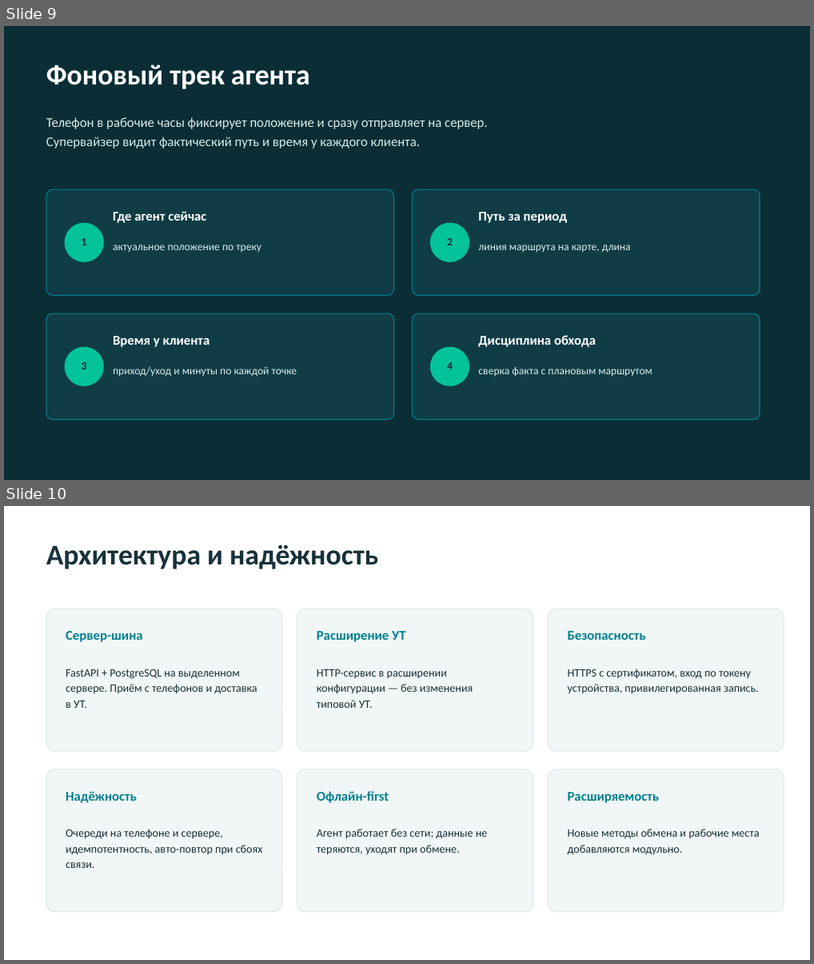
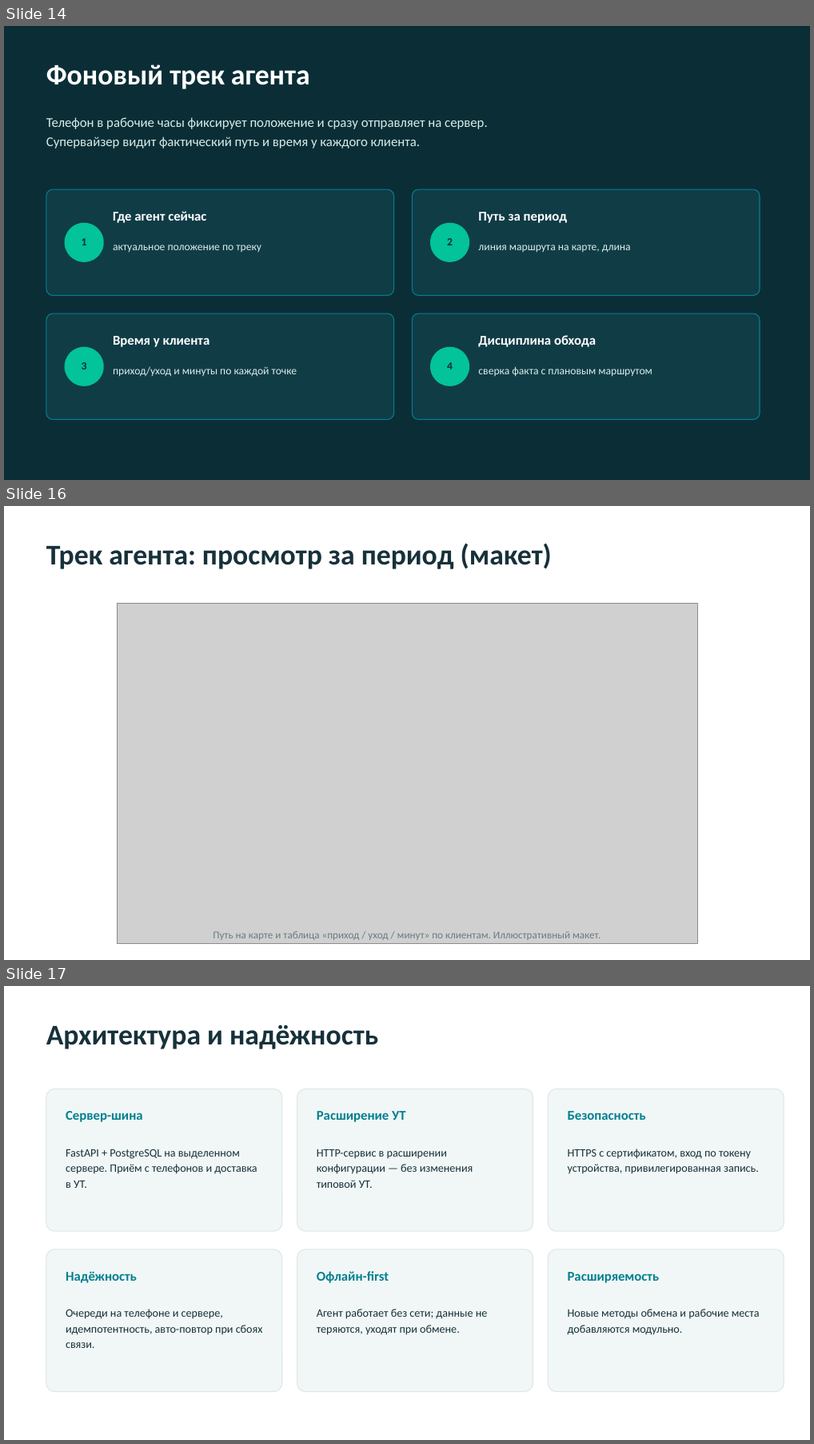
Before and after one commit to sheroz47-hub/smartsale, a slide deck: docs/SmartSale_презентация.pptx. Shown one above the other, each under a label of ours: slides 9 and 10 before the commit, slides 14, 16 and 17 after it; the slides between them are not shown. The pictures are 814x964 and 814x1444 pixels, drawn with LibreOffice and Linux fonts; fonts in the diff are those of the drawing; grey boxes stand for pictures. Boxes give left, top, right and bottom in pixels: in the first picture for what was removed or moved away, otherwise in the second. Text is boxed around its words. In the diff, an @@ line names an element or a change of style, - is before the commit and + after.

```diff
--- a/docs/SmartSale_презентация.pptx
+++ b/docs/SmartSale_презентация.pptx
@@ slide 16 added at [4,506,810,960], background #FFFFFF @@
@@ text added at [46,543,552,569], 34 pt, text #17313A, bold @@
+Трек агента: просмотр за период (макет)
@@ picture added at [117,603,698,944] @@
@@ text added at [213,931,601,940], 12.5 pt, text #6B7C82 @@
+Путь на карте и таблица «приход / уход / минут» по клиентам. Иллюстративный макет.
@@ what was slide 9 is now slide 14 @@
@@ what was slide 10 is now slide 17 @@
```
Also in this commit, not shown: 6 other slides added, 1 other file.
